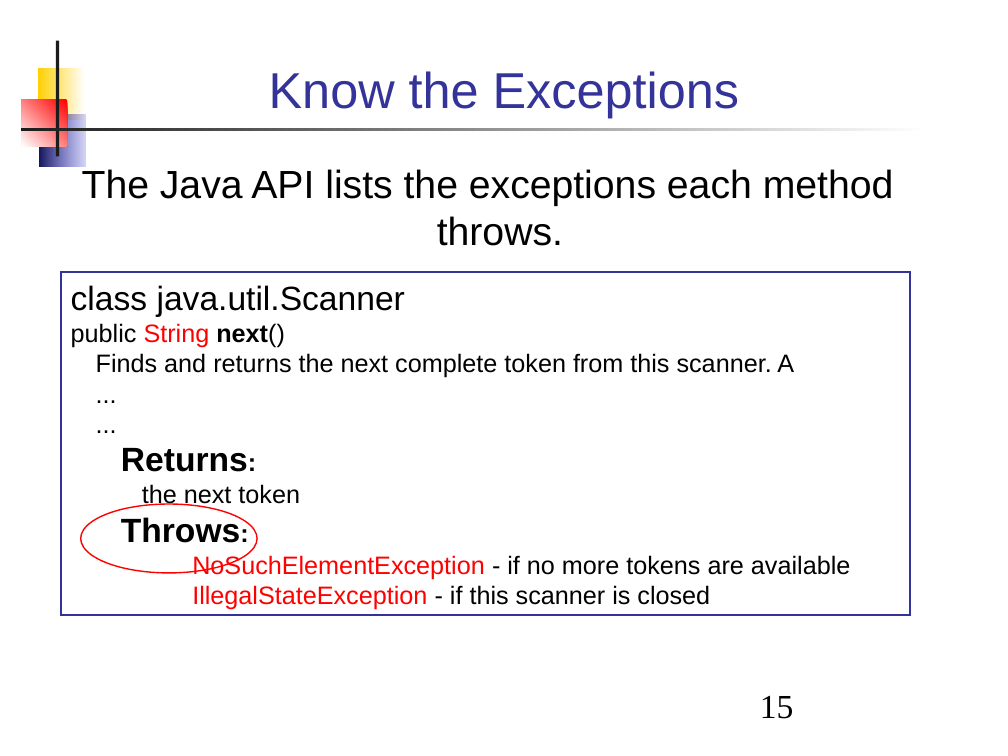
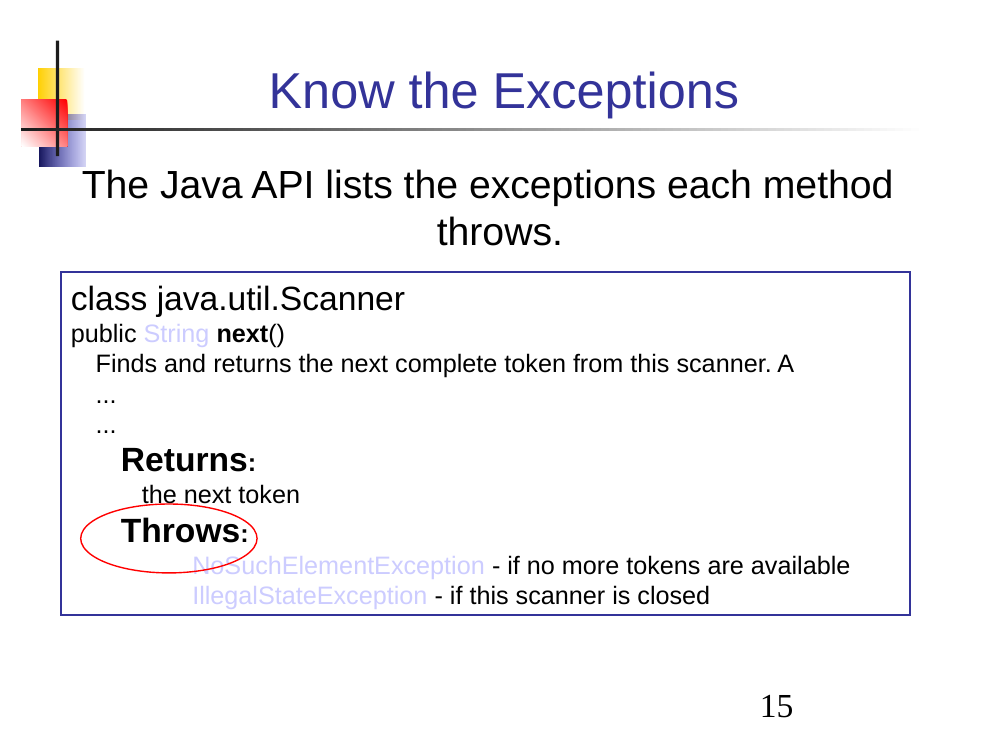
Before and after one commit to skeoop/skeoop.github.io, a slide deck: slide 15 of week7/Exceptions.ppt. Drawn at 1008x756 pixels with LibreOffice and Linux fonts; fonts in the diff are those of the drawing. Boxes give left, top, right and bottom in pixels: in the first picture for what was removed or moved away, otherwise in the second. Text is boxed around its words. In the diff, an @@ line names an element or a change of style, - is before the commit and + after.

```diff
--- a/week7/Exceptions.ppt
+++ b/week7/Exceptions.ppt
@@ text "The Java API lists the ..." at [82,169,894,246]: indent changed @@
@@ rectangle "class java.util.Scanner" at [60,272,910,615]: text colour #FF0000 to #CCCCFF in "String", "NoSuchElementException", "IllegalStateException" @@
```
Also in this commit, not shown: 43 other slides changed, 4 other files.
